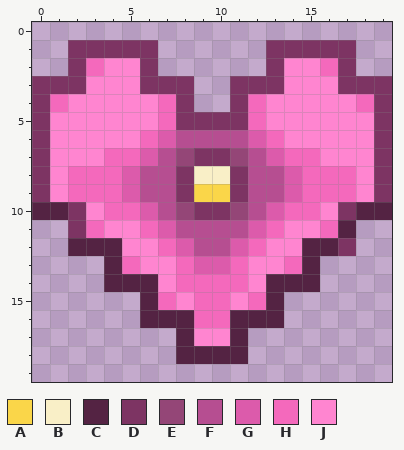
Two states of a pixel-art sprite, client/public/images/cosmetics/heart/plant.png. That is the earlier state.
The file is 20x20 pixels. Colours within 5 levels of each other are drawn and written as one.
Palette (. is transparent): A #fad649  B #f9efc7  C #542343  D #7d3463  E #944677  F #b64e91  G #dc5bab  H #f469bc  J #ff85d0
After:
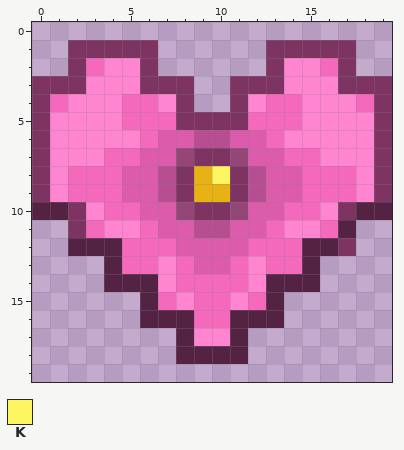
Colours new in this view: K #fdf55f
What changed:
colour A: #fad649 -> #e8b214
y 4: x 5..7 JJH -> HHJ; x 12..14 HJJ -> JHH
y 5: x 5..6 JJ -> HH; x 13..14 JJ -> HH
y 6: x 8 F -> G; x 11 F -> G
y 7: x 7 F -> G; x 12 F -> G
y 8: x 6 F -> G; x 9..10 BB -> AK; x 13 F -> G
y 9: x 6 F -> G; x 13 F -> G
y 10: x 7 F -> G; x 12 F -> G
y 11: x 8 F -> G; x 11 F -> G
y 12: x 5..6 JJ -> HH; x 9..10 FF -> GG; x 13..14 JJ -> HH
y 13: x 6 J -> H; x 13 J -> H
Changed places in both pictures, as pixel boxes (x1, y1, x2, y2):
changed: (122, 94, 302, 274)
